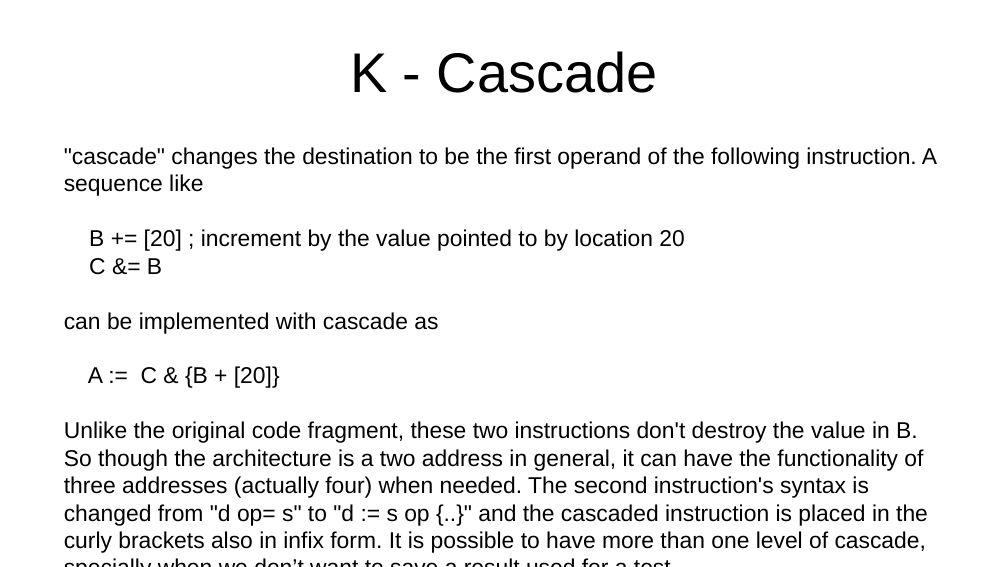
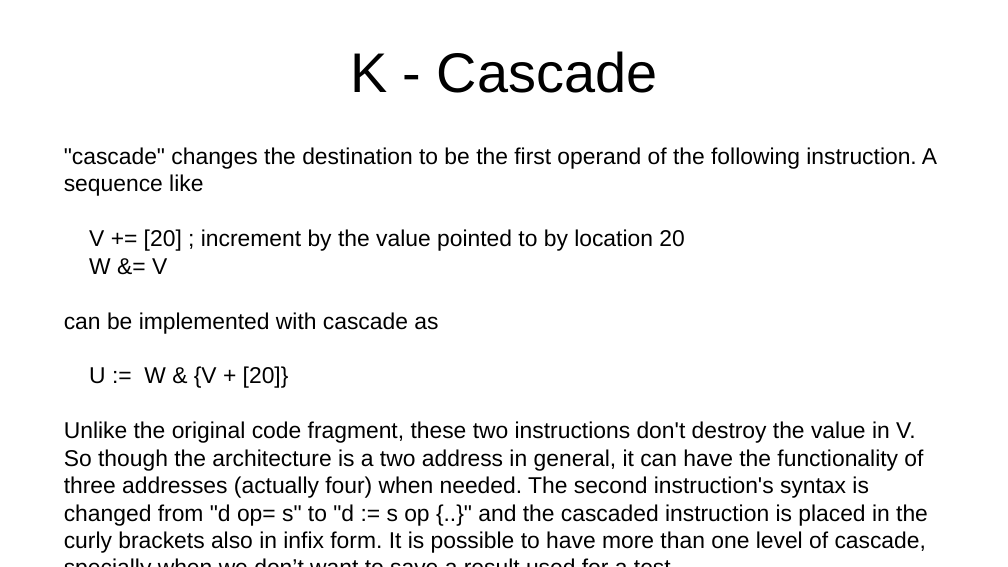
Before and after one commit to jeceljr/baby8, a slide deck: slide 5 of doc/baby8.odp. Drawn at 1008x567 pixels with LibreOffice and Linux fonts; fonts in the diff are those of the drawing. Boxes give left, top, right and bottom in pixels: in the first picture for what was removed or moved away, otherwise in the second. Text is boxed around its words. In the diff, an @@ line names an element or a change of style, - is before the commit and + after.

Commit message:
renamed working registers to U, V and W to free C as an alternative syntax for a test instruction, and replace ! with * for calls

```diff
--- a/doc/baby8.odp
+++ b/doc/baby8.odp
@@ text at <box>89,229,684,274</box>: text changed @@
-B += [20] ; increment by the value pointed to by location 20
-C &= B
+V += [20] ; increment by the value pointed to by location 20
+W &= V
@@ text at <box>64,366,928,553</box>: text changed @@
-A := C & {B + [20]}
-Unlike the original code fragment, these two instructions don't destroy the value in B. So though the architecture is a two address in general, it can have the functionality of three addresses (actually four) when needed. The second instruction's syntax is changed from "d op= s" to "d := s op {..}" and the cascaded instruction is placed in the curly brackets also in infix form. It is possible to have more than one level of cascade, specially when we don’t want to save a result used for a test.
+U := W & {V + [20]}
+Unlike the original code fragment, these two instructions don't destroy the value in V. So though the architecture is a two address in general, it can have the functionality of three addresses (actually four) when needed. The second instruction's syntax is changed from "d op= s" to "d := s op {..}" and the cascaded instruction is placed in the curly brackets also in infix form. It is possible to have more than one level of cascade, specially when we don’t want to save a result used for a test.
```
Also in this commit, not shown: 5 other slides changed, 1 other file.
